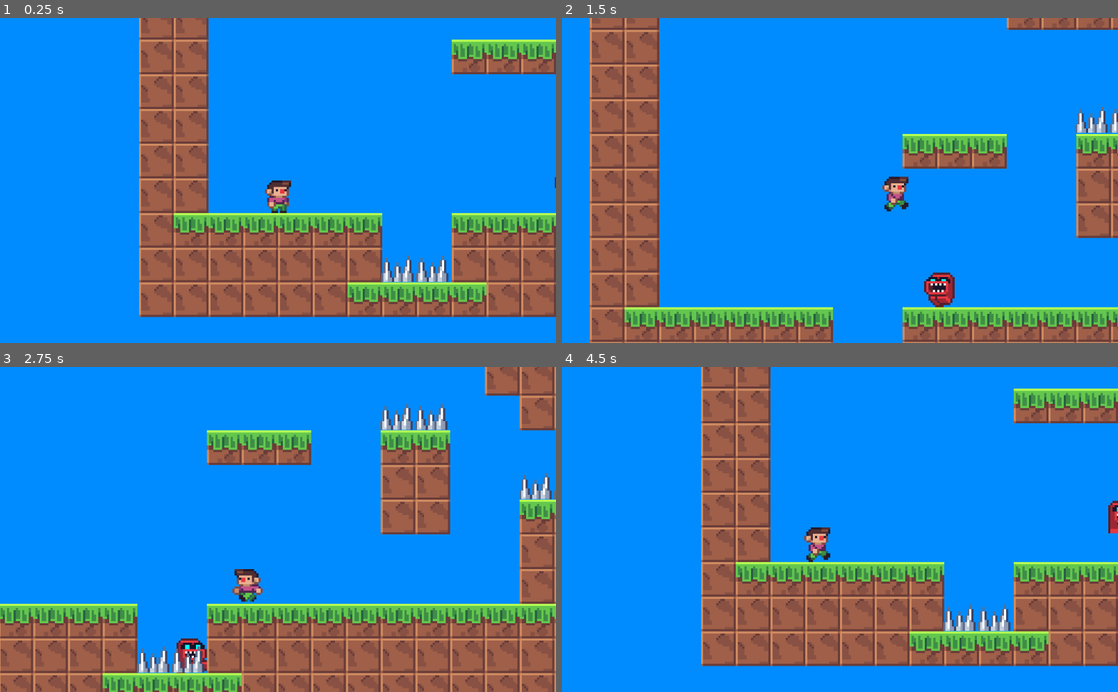
Above: before the commit, frames 1-4 (two rows, left to right).
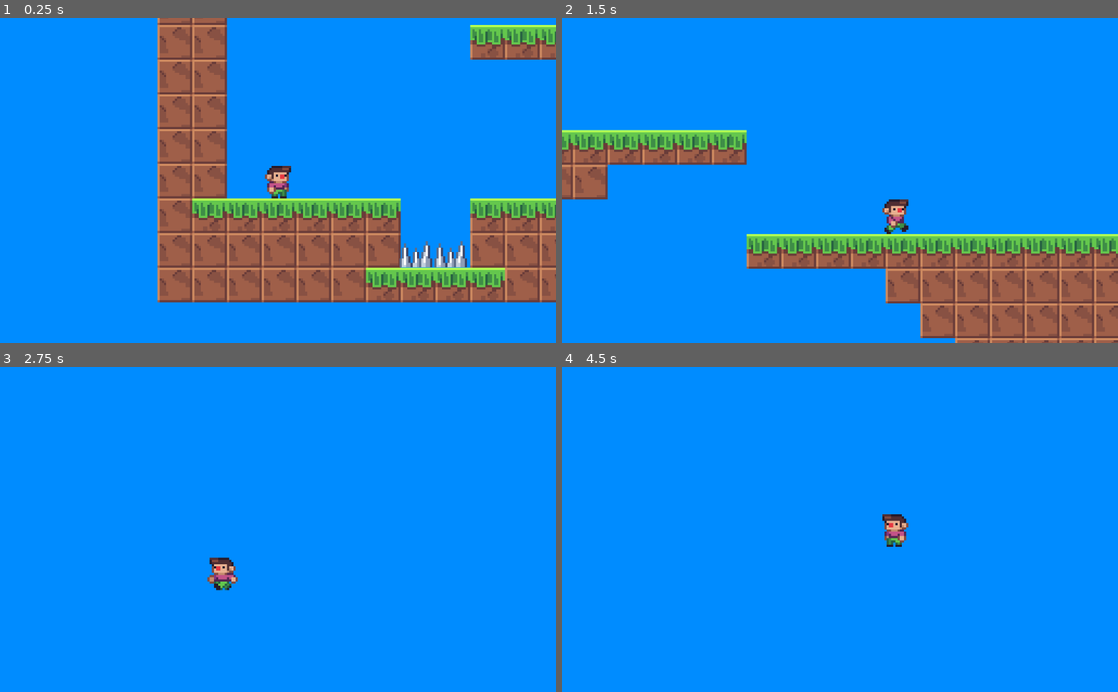
Above: after the commit, the same moments.

Repository: Evanator05/JuansJourney
Game: Godot game, scene res://Levels/5-1.tscn
Two runs of this game, one before a commit and one after it. Both use one fixed random seed, a clock stepped at 60 frames per second and the inputs below.
Inputs:
- Up to frame 1 (0.25 s): no input
- Up to frame 2 (1.5 s): tap Enter at 0.5 s; hold Right (ui_right) from 0.53 s (still down); tap Up (ui_up) at 0.77 s
- Up to frame 3 (2.75 s): tap Up (ui_up) at 1.52 s; release Right (ui_right) at 2.03 s; hold Left (ui_left) from 2.03 s (still down)
- Up to frame 4 (4.5 s): release Left (ui_left) at 2.78 s; hold Right (ui_right) 2.78-4.28 s; tap Up (ui_up) at 3.02, 3.77 s; hold Left (ui_left) from 4.28 s (still down)

The runs differ from the first frame. In frame 1, 28% of the frame differs, in the area x 25-100%, y 0-93%; in frame 2, 40%, in the area x 0-100%, y 0-100%; in frame 3, 37%; in frame 4, 32%.

Commit message:
fixed delta

Diff:
--- a/Code/Juan.gd
+++ b/Code/Juan.gd
@@ -32,6 +32,11 @@
 
 	onfloor = is_on_floor()
 	onwall = is_on_wall()
+
+	acceleration = 16*144*delta
+	maxspeed = 200*144*delta
+	jumpforce = 450*144*delta
+	gravity = 8*144*delta
 
 	#walking
 	movement.x += xDir*acceleration
--- a/Levels/5-1.tscn
+++ b/Levels/5-1.tscn
@@ -28,11 +28,6 @@
 [node name="Spike" parent="GrassTilemap/Spike" instance=ExtResource( 5 )]
 position = Vector2( 32, 0 )
 
-[node name="Juan" parent="." instance=ExtResource( 1 )]
-position = Vector2( 152.765, 202.643 )
-jumpforce = 375
-gravity = 12
-
 [node name="Spike" parent="." instance=ExtResource( 5 )]
 position = Vector2( 280, 264 )
 
@@ -44,3 +39,6 @@
 
 [node name="Spike3" parent="." instance=ExtResource( 5 )]
 position = Vector2( 504, 40 )
+
+[node name="Juan" parent="." instance=ExtResource( 1 )]
+position = Vector2( 136, 216 )
